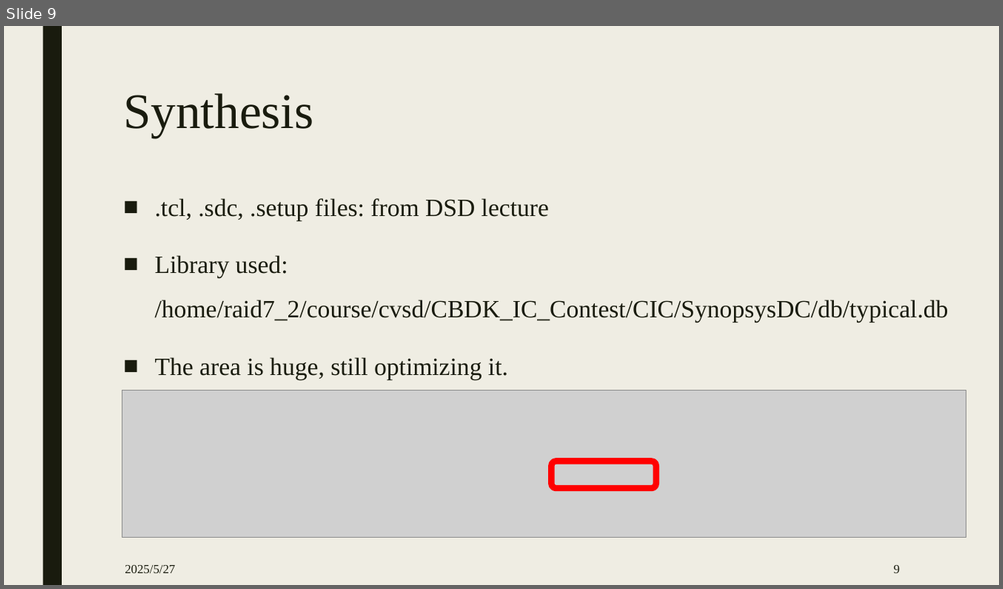
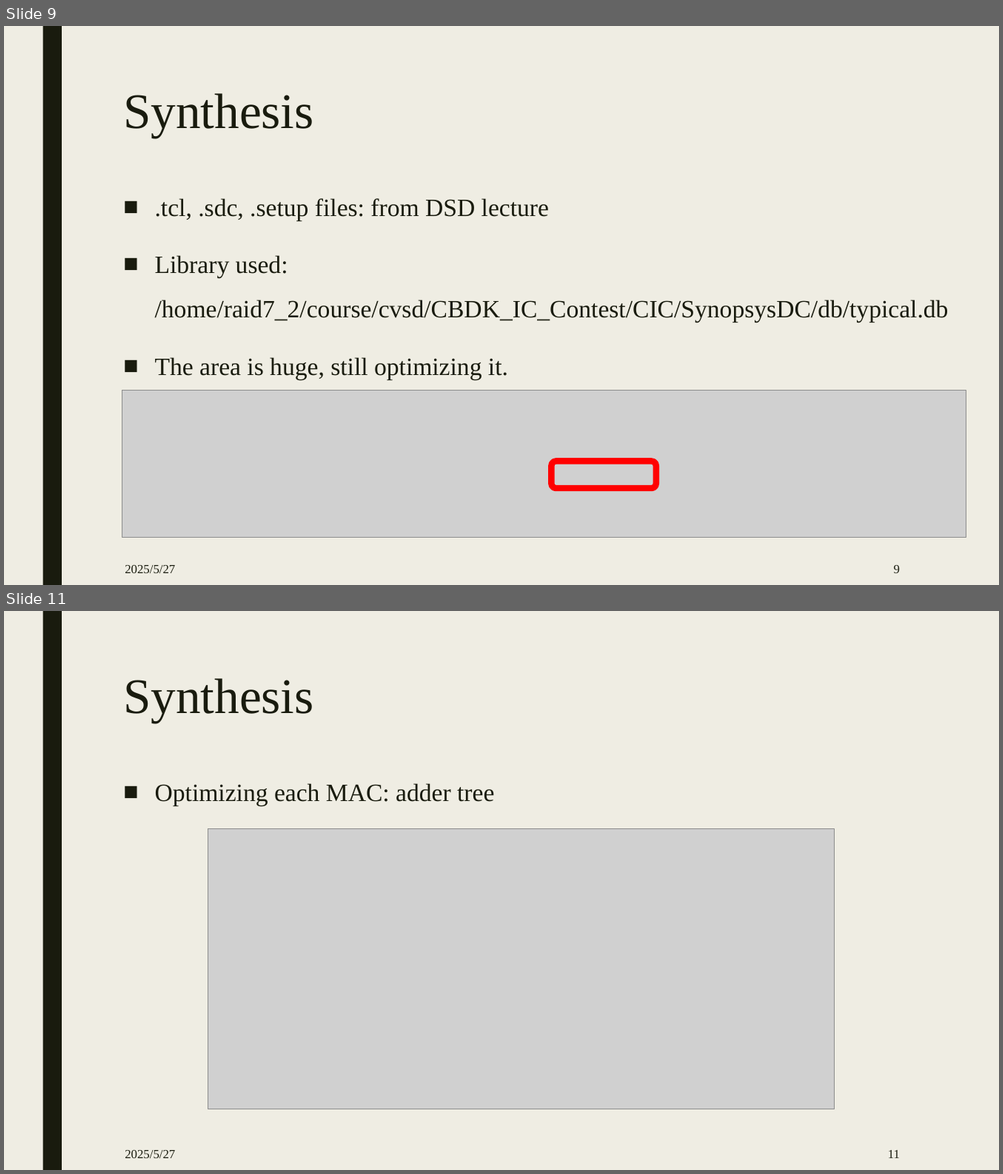
Before and after one commit to ethanhoumic/Matrix_Accelerator, a slide deck: ppt/0527.pptx. Shown one above the other, each under a label of ours: slide 9 before the commit, slides 9 and 11 after it; the slides between them are not shown. The pictures are 1003x589 and 1003x1174 pixels, drawn with LibreOffice and Linux fonts; fonts in the diff are those of the drawing; grey boxes stand for pictures. Boxes give left, top, right and bottom in pixels: in the first picture for what was removed or moved away, otherwise in the second. Text is boxed around its words. In the diff, an @@ line names an element or a change of style, - is before the commit and + after.

```diff
--- a/ppt/0527.pptx
+++ b/ppt/0527.pptx
@@ slide 11 added at (x1=4, y1=611, x2=999, y2=1170), background #EFEDE3; not listed: 1 template element that a slide beside it also shows @@
@@ title added at (x1=123, y1=678, x2=313, y2=722), 48 pt, text #191B0E @@
+Synthesis
@@ text added at (x1=155, y1=783, x2=494, y2=806), 24 pt, text #191B0E @@
+■ Optimizing each MAC: adder tree
@@ picture added at (x1=208, y1=829, x2=834, y2=1110) @@
@@ text added at (x1=125, y1=1150, x2=175, y2=1159), 12 pt, text #191B0E @@
+2025/5/27
@@ page number added at (x1=888, y1=1150, x2=899, y2=1159), 12 pt, text #191B0E @@
+11
```
Also in this commit, not shown: 6 slides changed, 7 other files.
